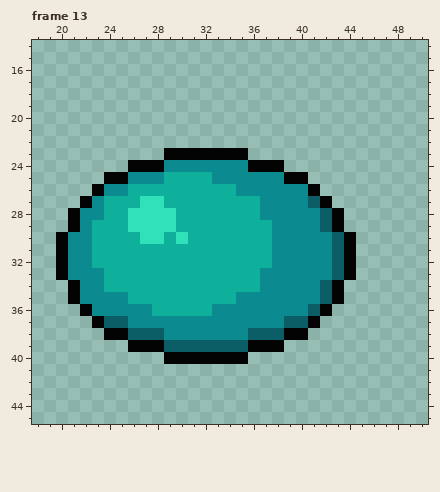
Two states of a pixel-art file, graphics/ground_ghoul.aseprite. The picture above was drawn from the file before the commit.
64x64 pixels, 23 frames. Shown: frame 13: x 18..50, y 14..45. The commit also changed other frames, which this record leaves out.
After the commit:
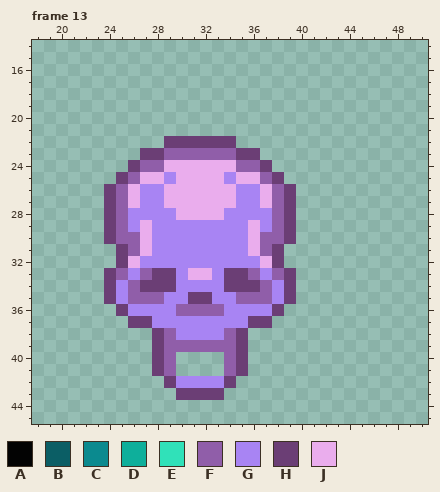
Palette (. is transparent): A #030303  B #0b5e65  C #0b8a8f  D #0eaf9b  E #30e1b9  F #905ea9  G #a884f3  H #6b3e75  J #eaaded
What changed:
Changed rows in their new state; - is an unchanged pixel.
Frame 13:
first column x 20:
22 ---------HHHHHH----------
23 -------HHFFFFFFHH--------
24 ------HFFJJJJJJFFH.------
25 ----.HFJJGJJJJGJJFH..----
26 ---.HFJGGJJJJJJGGJFH..---
27 --..HFJGGJJJJJJGGJFH...--
28 -...HFGGGGJJJJGGGGFH....-
29 -...HFGJGGGGGGGGJGFH....-
30 ....HFFJGGGGGGGGJFFH.....
31 .....HFJGGGGGGGGJFH......
32 .....HJGGGGGGGGGGJH......
33 ....HFGFHHGJJGHHFGFH.....
34 -...HGFHHHGGGGHHHFGH....-
35 -...HGFFFGGHHGGFFFGH....-
36 --...HGGGGFFFFGGGGH....--
37 ---...HHGGGGGGGGHH....---
38 ----....HFGGGGFH.....----
39 ------..HFFFFFFH...------
40 --------HF....FH---------
41 --------HF----FH---------
42 ---------HGGGGH----------
43 ----------HHHH-----------
Pixel boxes of the changes (left, top, right, bottom) in both pictures:
changed: (56, 136, 356, 400)
